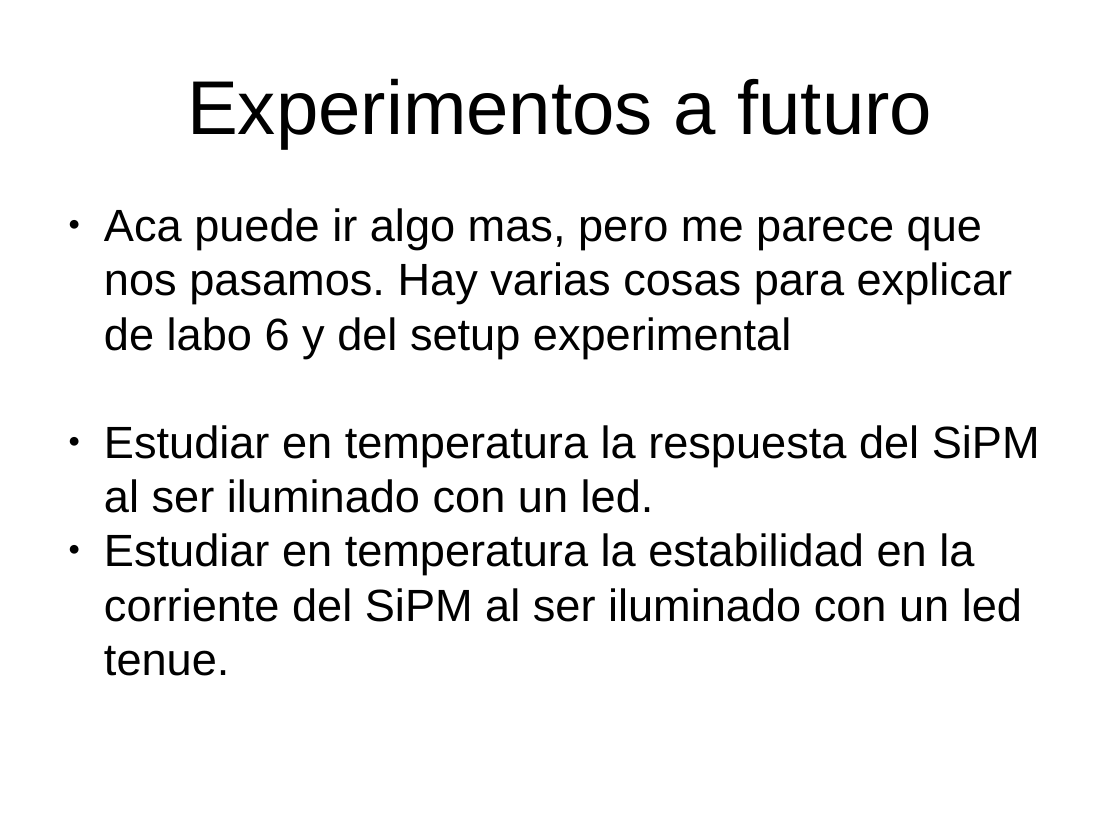
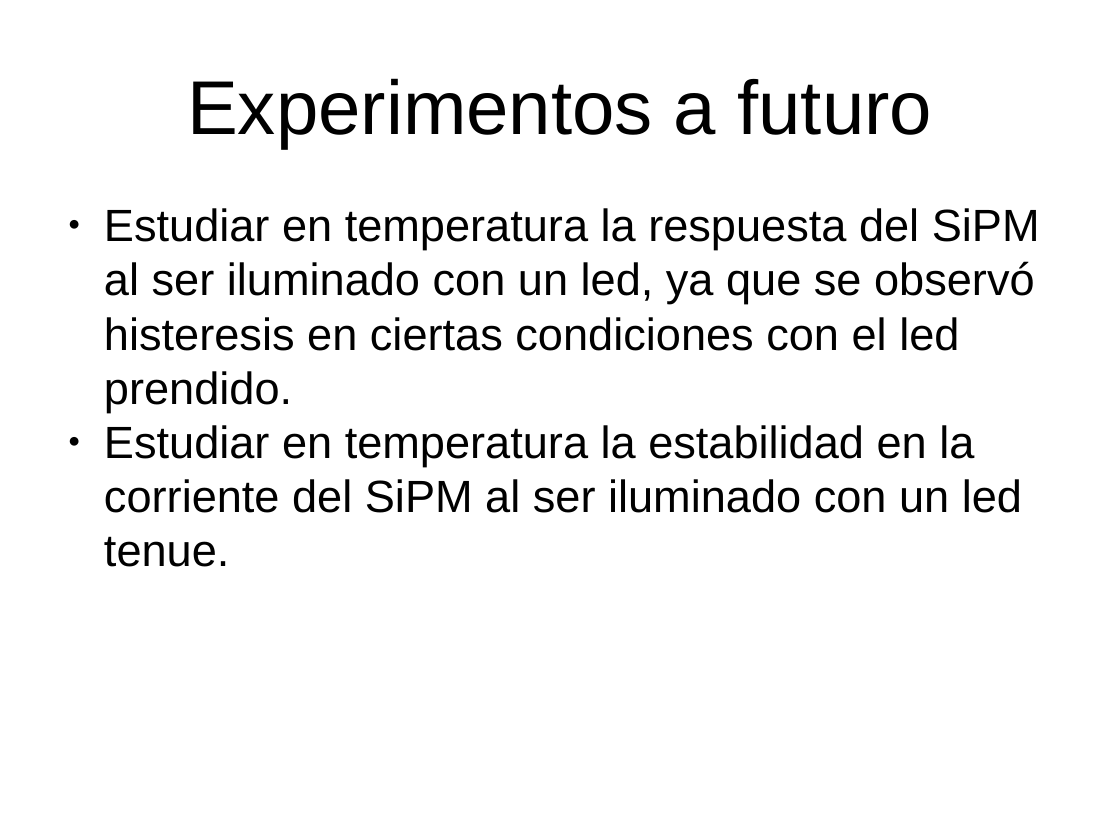
Before and after one commit to labosat/Labo-7, a slide deck: slide 12 of Charla Avance Labo7.odp (slide 11 before the commit). Drawn at 1120x840 pixels with LibreOffice and Linux fonts; fonts in the diff are those of the drawing. Boxes give left, top, right and bottom in pixels: in the first picture for what was removed or moved away, otherwise in the second. Text is boxed around its words. In the diff, an @@ line names an element or a change of style, - is before the commit and + after.

Commit message:
Aca va la charla de avance de labo 7.

```diff
--- a/Charla Avance Labo7.odp
+++ b/Charla Avance Labo7.odp
@@ text at (104,208,1040,412): text changed @@
-● Aca puede ir algo mas, pero me parece que nos pasamos. Hay varias cosas para explicar de labo 6 y del setup experimental
-● Estudiar en temperatura la respuesta del SiPM al ser iluminado con un led.
+● Estudiar en temperatura la respuesta del SiPM al ser iluminado con un led, ya que se observó histeresis en ciertas condiciones con el led prendido.
```
Also in this commit, not shown: 4 other slides changed, 3 slides added, 2 slides removed, 1 other file.
